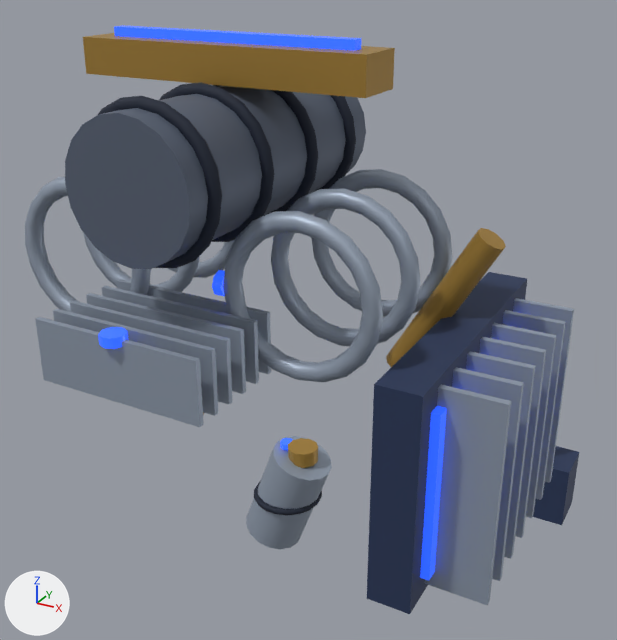
Before and after pictures for a commit that changed the glTF model game/assets/structures/tower_lance_rate_s9.glb.
Both versions are drawn from a 50 mm lens placed at (1.06, -2.88, 2.65), pointed at (-0.13, -0.73, 1.57). Every picture has the same lights, and +X, +Y and +Z are marked at lower left. The picture after the commit comes second. Where no turn or scale is listed for an object, it has been applied to the vertices. Vertices at exactly the same position are counted once.
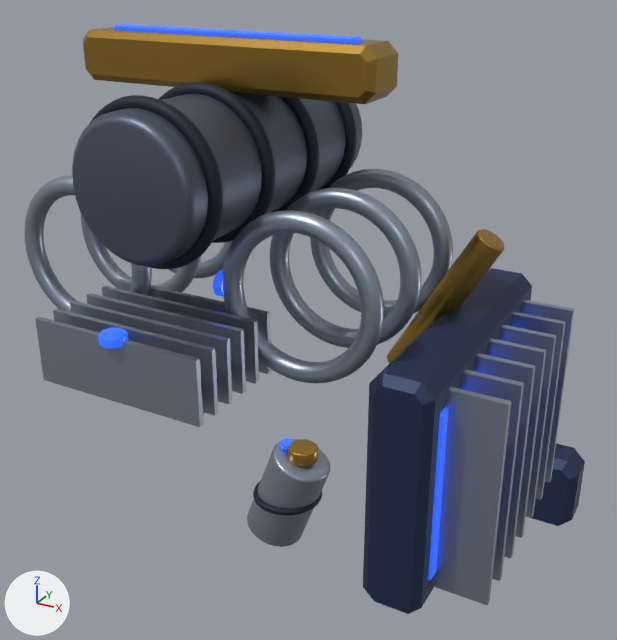
Changed parts and their boxes (x1, y1, x2, y2) in the pictures (617 x 640 px):
'lance_capacitor_c', reshaped: before (65, 86, 366, 269); after (72, 92, 362, 267)
'lance_radiator_frame', reshaped: before (367, 272, 527, 614); after (363, 268, 532, 614)
'lance_bus_bar_heavy', surface changed, reshaped (darker, 18% taller): before (83, 33, 395, 98); after (83, 27, 398, 104)
'lance_radiator_fins_0', surface changed (darker): (433, 387, 511, 605) in both
'lance_breech_sink_0', surface changed: (35, 317, 204, 427) in both
'lance_cap_cover_l0', surface changed: (223, 211, 383, 382) in both
'lance_cap_cover_l1', surface changed: (271, 188, 421, 346) in both
'lance_reservoir', surface changed: (247, 439, 330, 547) in both
'lance_radiator_pipe', surface changed (darker): (387, 229, 505, 364) in both
'lance_cap_cover_r0', surface changed: (25, 177, 151, 312) in both
'lance_radiator_fins_1', surface changed (darker): (461, 369, 524, 579) in both
'lance_radiator_fins_2', surface changed (darker): (474, 353, 536, 559) in both
'lance_breech_sink_2', surface changed (darker): (70, 301, 233, 404) in both
'lance_breech_sink_1', surface changed: (53, 309, 218, 416) in both
'lance_breech_sink_3', surface changed: (86, 293, 246, 394) in both
'lance_relay_box', reshaped (15% wider): before (533, 446, 579, 525); after (532, 443, 585, 526)
'lance_radiator_fins_3', surface changed (darker): (487, 338, 546, 537) in both
'lance_breech_sink_4', surface changed: (102, 286, 259, 384) in both
'lance_radiator_fins_4', surface changed (darker): (499, 324, 556, 518) in both
'lance_radiator_fins_5', surface changed (darker): (510, 312, 566, 500) in both
'lance_radiator_fins_6', surface changed (darker): (520, 299, 574, 483) in both
'lance_cap_cover_r1', surface changed: (83, 232, 199, 292) in both
'lance_breech_sink_5', surface changed: (117, 279, 271, 374) in both
'lance_reservoir_cap', surface changed: (288, 439, 318, 467) in both
'lance_cap_cover_r2', surface changed: (169, 241, 233, 278) in both

The change, as a diff of the scene's bpy script:
```diff
--- a/game/assets/structures/tower_lance_rate_s9.glb.py
+++ b/game/assets/structures/tower_lance_rate_s9.glb.py
@@ mat_steel_plate @@
 mat_steel_plate.base_color = (0.323, 0.381, 0.474)  # grey #9aa6b7
-mat_steel_plate.metallic = 0.34
+mat_steel_plate.metallic = 0.8
 mat_steel_plate.roughness = 0.48
@@ mat_brass @@
 mat_brass.base_color = (0.434, 0.254, 0.0482)  # brown #b08a3e
-mat_brass.metallic = 0.4
+mat_brass.metallic = 0.9
 mat_brass.roughness = 0.42
@@ me_mesh_4 @@
 # used by ob_lance_relay_box; location = (0.46, 0.3, 0.55)
-me_mesh_4.from_pydata(...)  # 8 vertices, 12 faces; spans x -0.11..0.11, y -0.09..0.09, z -0.13..0.13
+me_mesh_4.from_pydata(...)  # 32 vertices, 60 faces; spans x -0.142..0.142, y -0.09..0.09, z -0.162..0.162
+# me_mesh_4 part 1: the whole mesh is rebuilt
 me_mesh_4.materials.append(mat_chassis)
@@ me_mesh_12 @@
 # used by ob_lance_capacitor_c; location = (0.0, -1.3, 2.22)
-me_mesh_12.from_pydata(...)  # 44 vertices, 80 faces; spans x -0.15..0.15, y -0.37..0.37, z -0.15..0.15
+me_mesh_12.from_pydata(...)  # 134 vertices, 256 faces; spans x -0.15..0.15, y -0.37..0.37, z -0.15..0.15
+# me_mesh_12 part 2: 42 vertices removed from x -0.15..0.15, y -0.37..0.37, z -0.15..0.15; 132 vertices added at x -0.15..0.15, y -0.37..0.37, z -0.15..0.15
 me_mesh_12.materials.append(mat_steel_hull)
@@ me_mesh_17 @@
 # used by ob_lance_bus_bar_heavy; location = (0.0, -1.3, 2.42)
-me_mesh_17.from_pydata(...)  # 8 vertices, 12 faces; spans x -0.35..0.35, y -0.065..0.065, z -0.04..0.04
+me_mesh_17.from_pydata(...)  # 32 vertices, 60 faces; spans x -0.364..0.364, y -0.065..0.065, z -0.054..0.054
+# me_mesh_17 part 3: the whole mesh is rebuilt
 me_mesh_17.materials.append(mat_brass)
@@ me_mesh_28 @@
 # used by ob_lance_radiator_frame; location = (0.52, -1.2, 1.62)
-me_mesh_28.from_pydata(...)  # 8 vertices, 12 faces; spans x -0.05..0.05, y -0.35..0.35, z -0.26..0.26
+me_mesh_28.from_pydata(...)  # 32 vertices, 60 faces; spans x -0.068..0.068, y -0.35..0.35, z -0.278..0.278
+# me_mesh_28 part 4: the whole mesh is rebuilt
 me_mesh_28.materials.append(mat_chassis)
```
